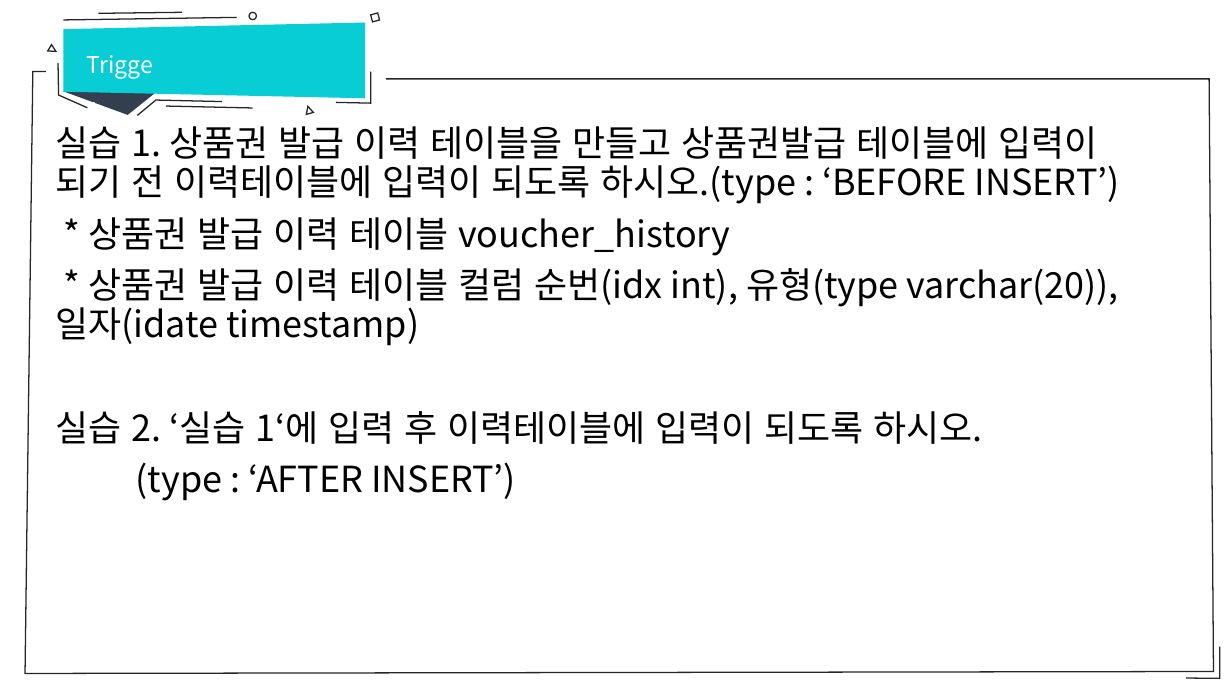
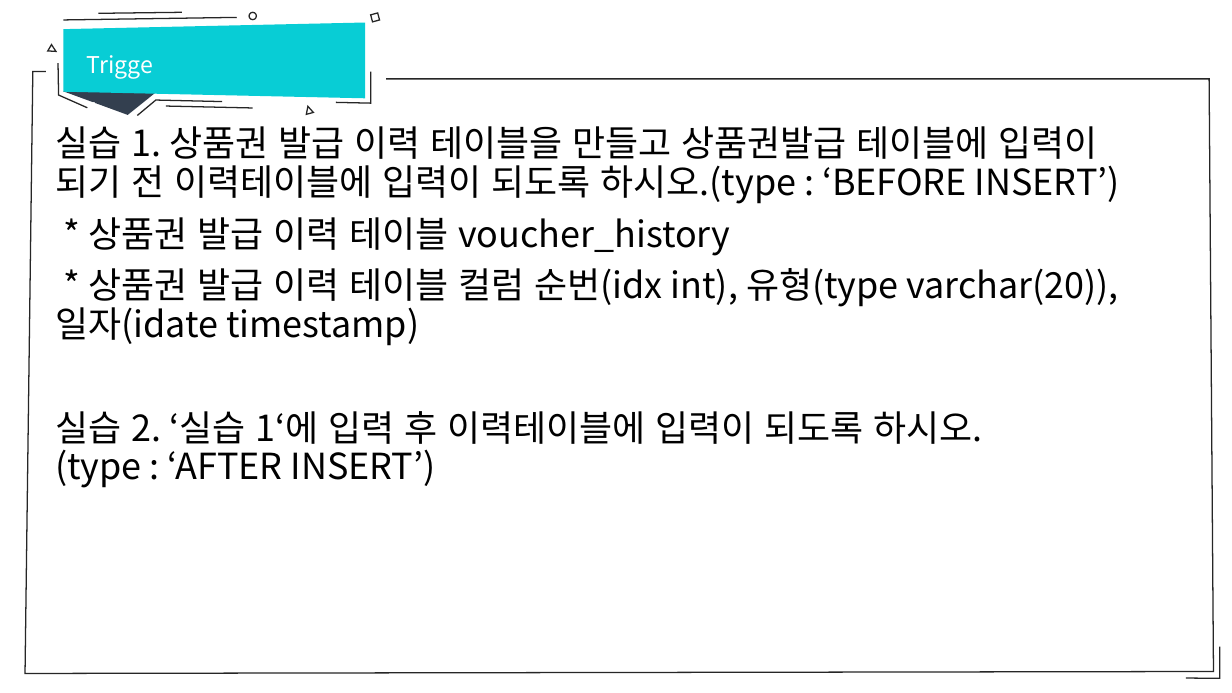
Before and after one commit to hitxid/openDatabase, a slide deck: slide 10 of database/9강 MySQL Trigger.pptx. Drawn at 1232x693 pixels with LibreOffice and Linux fonts; fonts in the diff are those of the drawing. Boxes give left, top, right and bottom in pixels: in the first picture for what was removed or moved away, otherwise in the second. Text is boxed around its words. In the diff, an @@ line names an element or a change of style, - is before the commit and + after.

Commit message:
6,8,9,10 lecture update

```diff
--- a/database/9강 MySQL Trigger.pptx
+++ b/database/9강 MySQL Trigger.pptx
@@ text at (55,411,983,488): text changed @@
-실습 2. ‘실습 1‘에 입력 후 이력테이블에 입력이 되도록 하시오.
-(type : ‘AFTER INSERT’)
+실습 2. ‘실습 1‘에 입력 후 이력테이블에 입력이 되도록 하시오. (type : ‘AFTER INSERT’)
```
Also in this commit, not shown: 3 other files.
